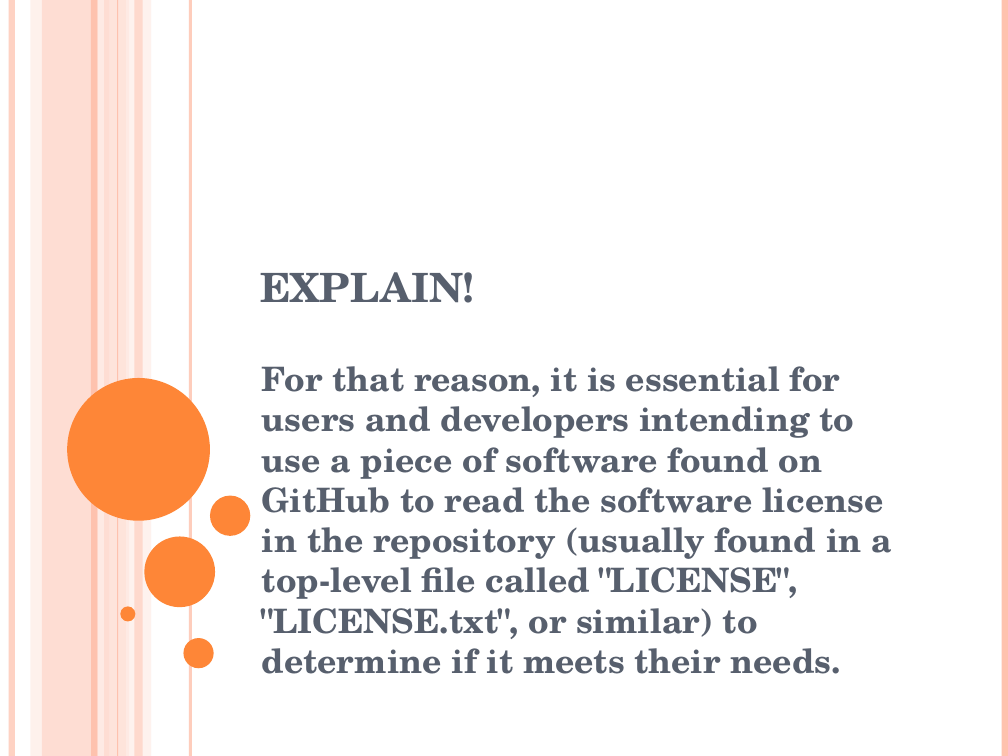
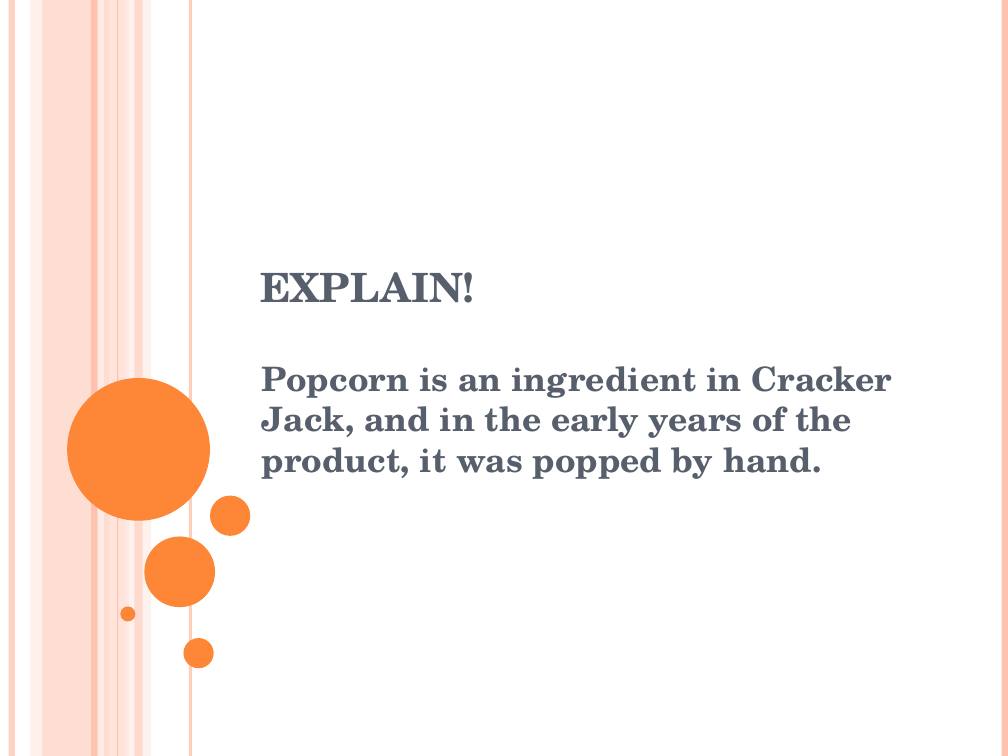
Before and after one commit to surabhi5/instant-ppt, a slide deck: slide 7 of name1.pptx (slide 18 before the commit). Drawn at 1008x756 pixels with LibreOffice and Linux fonts; fonts in the diff are those of the drawing. Boxes give left, top, right and bottom in pixels: in the first picture for what was removed or moved away, otherwise in the second. Text is boxed around its words. In the diff, an @@ line names an element or a change of style, - is before the commit and + after.

```diff
--- a/name1.pptx
+++ b/name1.pptx
@@ subtitle at (262,366,892,479): text changed @@
-For that reason, it is essential for users and developers intending to use a piece of software found on GitHub to read the software license in the repository (usually found in a top-level file called "LICENSE", "LICENSE.txt", or similar) to determine if it meets their needs.
+Popcorn is an ingredient in Cracker Jack, and in the early years of the product, it was popped by hand.
```
Also in this commit, not shown: 1 other slide changed, 33 slides added, 16 slides removed, 8 other files.
